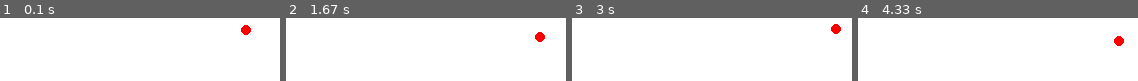
Above: before the commit, frames 1-4 (left to right).
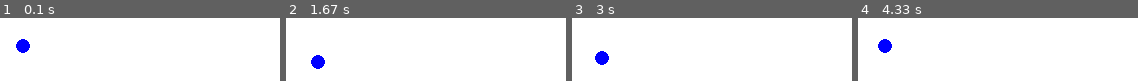
Above: after the commit, the same moments.

Repository: akunaefi/pylearn
Game: pygame game, started from oop_pygame.py
The game is run twice, just before and just after one commit, with the same random seed, the same clock (stepped at 60 frames per second) and the same inputs.
Inputs:
- Up to frame 1 (0.1 s): no input
- Up to frame 2 (1.67 s): no input
- Up to frame 3 (3 s): no input
- Up to frame 4 (4.33 s): no input

The runs differ from the first frame. In frame 1, 1.3% of the frame differs, in the area x 5-90%, y 11-56%; in frame 2, 1.3%; in frame 3, 1.3%; in frame 4, 1.3%.

Commit message:
pemberian komentar tiap baris

Diff:
--- a/oop_pygame.py
+++ b/oop_pygame.py
@@ -11,14 +11,17 @@
 pygame.display.set_caption("BLOB WORLD")
 clock = pygame.time.Clock()
 
+# definisi class
 class Blob:
 
+    # constructor
     def __init__(self,color):
         self.x = random.randrange(0,WIDTH)
         self.y = random.randrange(0, HEIGHT)
         self.size = random.randrange(4,8)
         self.color = color
 
+    # class function, masih masuk dalam class karena terindentasi
     def move(self):
         self.move_x = random.randrange(-1,2)
         self.move_y = random.randrange(-1,2)
@@ -38,8 +41,12 @@
     pygame.display.update()
     blob.move()
 
+# fungsi main
 def main():
+
+    # instantiate class
     red_blob = Blob(RED)
+    blue_blob = Blob(BLUE)
     while True:
         for event in pygame.event.get():
             if event.type == pygame.QUIT:
@@ -47,7 +54,9 @@
                 quit()
 
         draw_environment(red_blob)
+        draw_environment(blue_blob)
         clock.tick(60)
 
+#panggil main pertama kali
 if __name__ == '__main__':
     main()
